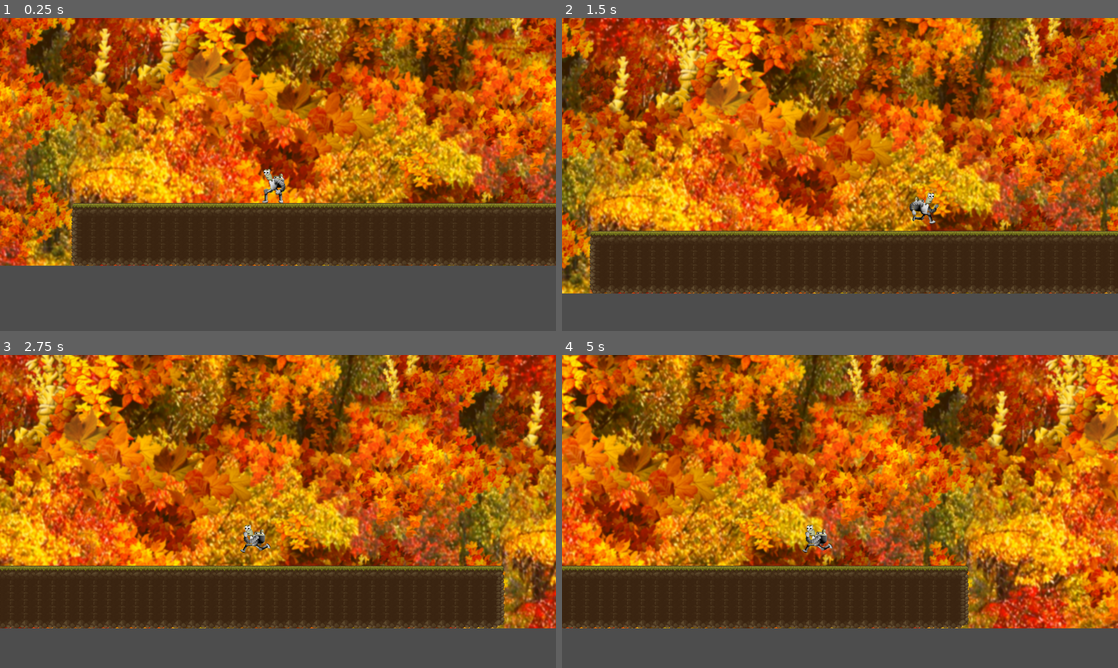
Above: before the commit, frames 1-4 (two rows, left to right).
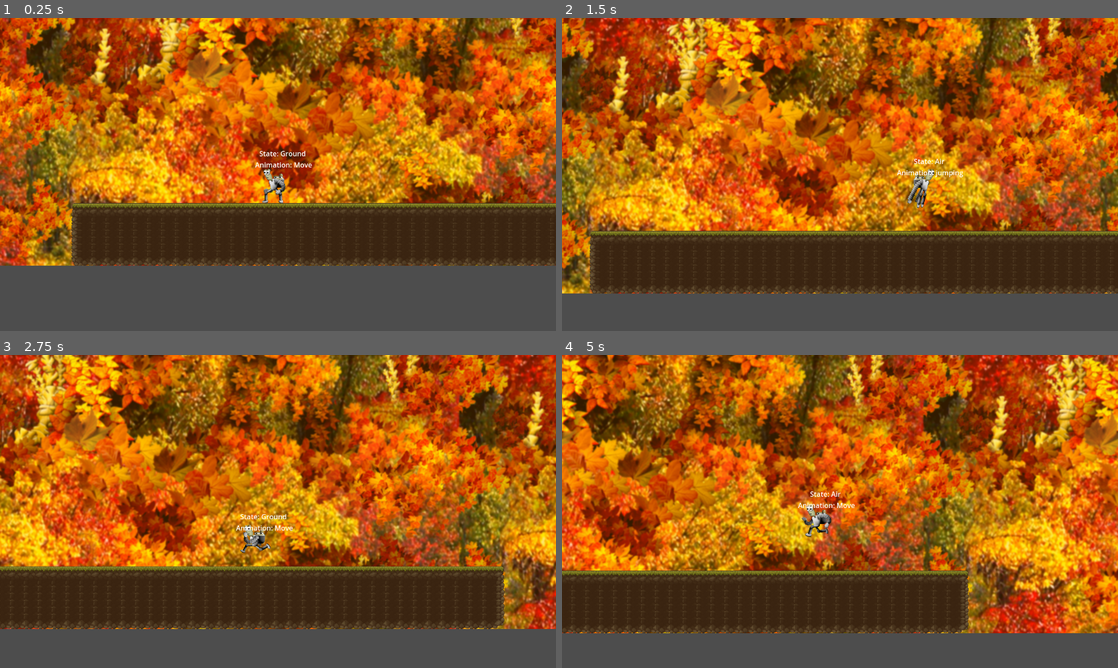
Above: after the commit, the same moments.

Repository: Japharidze/maxfield
Game: Godot game, scene res://src/platform.tscn
Same seed, same stepped clock (60 frames per second), same inputs: the game is played once before the commit and once after it.
Inputs:
- Up to frame 1 (0.25 s): no input
- Up to frame 2 (1.5 s): tap Enter (ui_accept) at 0.5, 1.35 s; hold Enter (ui_accept) 0.53-1.28 s; hold Right (ui_right) from 0.53 s (still down)
- Up to frame 3 (2.75 s): tap Enter (ui_accept) at 1.52, 1.82 s; release Right (ui_right) at 2.03 s; hold Left (ui_left) from 2.03 s (still down); hold Enter (ui_accept) from 2.03 s (still down)
- Up to frame 4 (5 s): release Left (ui_left) at 2.78 s; release Enter (ui_accept) at 2.78 s; hold Right (ui_right) 2.78-4.28 s; tap Enter (ui_accept) at 2.85, 3.02, 3.32, 4.35, 4.52, 4.82 s; hold Enter (ui_accept) 3.53-4.28 s; hold Left (ui_left) from 4.28 s (still down)

The runs differ from the first frame. In frame 1, 0.2% of the frame differs, in the area x 45-57%, y 42-48%; in frame 2, 0.7%; in frame 3, 2.1%; in frame 4, 53%, in the area x 0-100%, y 0-89%.

Commit message:
working on falling

Diff:
--- a/src/Actors/AirState.gd
+++ b/src/Actors/AirState.gd
@@ -1 +1,16 @@
 extends State
+
+class_name AirState
+
+@export var ground_state : State
+
+var falling : bool = false
+
+
+func state_process(_delta):
+	if character.velocity.y > 0 and not falling:
+		falling = true
+		playback.travel("falling")
+	if character.is_on_floor():
+		falling = false
+		next_state = ground_state
--- a/src/Actors/CharacterStateMachine.gd
+++ b/src/Actors/CharacterStateMachine.gd
@@ -3,6 +3,7 @@
 class_name CharacterStateMachine
 
 @export var character : CharacterBody2D
+@export var animation_tree : AnimationTree
 @export var current_state : State
 
 var states : Array[State]
@@ -12,16 +13,18 @@
 	for child in get_children():
 		if child is State:
 			child.character = character
+			child.playback = animation_tree["parameters/playback"]
 			states.append(child)
 		else:
 			push_warning("Not state" + child.name)
-	print(states)
 
-func _physics_process(_delta):
+func _physics_process(delta):
 	if current_state.next_state:
 		var new_state = current_state.next_state
 		current_state = new_state
-		# current_state.next_state = null
+		current_state.next_state = null
+		current_state.on_enter()
+	current_state.state_process(delta)
 
 func _input(event):
 	current_state.state_input(event)
--- a/src/Actors/GroundState.gd
+++ b/src/Actors/GroundState.gd
@@ -2,10 +2,21 @@
 
 class_name GroundState
 
+const SPEED = 300.0
+
 @export var jump_velocity = -400.0
 @export var air_state : State
+
+var direction : Vector2 = Vector2.ZERO
 
 func state_input(event: InputEvent):
 	if event.is_action_pressed("ui_accept"):
 		character.velocity.y = jump_velocity
+		playback.travel("jumping")
 		next_state = air_state
+
+	direction = Input.get_vector("ui_left", "ui_right", "ui_up", "ui_down")
+	if direction.x:
+		character.velocity.x = direction.x * SPEED
+	else:
+		character.velocity.x = move_toward(character.velocity.x, 0, SPEED)
--- /dev/null
+++ b/src/Actors/Label.gd
@@ -0,0 +1,14 @@
+extends Label
+
+@export var state_machine : CharacterStateMachine
+@export var anim_player : AnimationPlayer
+@export var anim_tree : AnimationTree
+
+func _ready():
+	pass
+
+# Called every frame. 'delta' is the elapsed time since the previous frame.
+func _process(_delta):
+	text = "State: " + state_machine.current_state.name \
+		+ "\n Animation: " + anim_tree["parameters/playback"].get_current_node()
+	#print(anim_tree['parameters/playback'].get_current_node())
--- a/src/Actors/State.gd
+++ b/src/Actors/State.gd
@@ -5,7 +5,14 @@
 @export var can_move : bool = true
 
 var character : CharacterBody2D
+var playback : AnimationNodeStateMachinePlayback
 var next_state : State
 
 func state_input(_event):
 	pass
+
+func state_process(_delta):
+	pass
+
+func on_enter():
+	pass
--- a/src/Actors/character.gd
+++ b/src/Actors/character.gd
@@ -5,7 +5,7 @@
 
 @onready var sprite : Sprite2D = $Sprite2D
 @onready var animation_tree : AnimationTree = $AnimationTree
-#@onready var state_machine : CharacterStateMachine = $CharacterStateMachine
+@onready var state_machine : CharacterStateMachine = $CharacterStateMachine
 
 # Get the gravity from the project settings to be synced with RigidBody nodes.
 var gravity = ProjectSettings.get_setting("physics/2d/default_gravity")
@@ -27,7 +27,7 @@
 	# Get the input direction and handle the movement/deceleration.
 	# As good practice, you should replace UI actions with custom gameplay actions.
 	direction = Input.get_vector("ui_left", "ui_right", "ui_up", "ui_down")
-	if direction.x: # and state_machine.current_state.can_move:
+	if direction.x and state_machine.current_state.can_move:
 		velocity.x = direction.x * SPEED
 	else:
 		velocity.x = move_toward(velocity.x, 0, SPEED)
--- a/src/Actors/character.tscn
+++ b/src/Actors/character.tscn
@@ -8,17 +8,15 @@
 [ext_resource type="Script" path="res://src/Actors/CharacterStateMachine.gd" id="6_v3qyp"]
 [ext_resource type="Script" path="res://src/Actors/GroundState.gd" id="7_ana6d"]
 [ext_resource type="Script" path="res://src/Actors/AirState.gd" id="8_347ul"]
+[ext_resource type="Script" path="res://src/Actors/Label.gd" id="9_2in1a"]
 
 [sub_resource type="CapsuleShape2D" id="CapsuleShape2D_brj2n"]
 radius = 24.0
 height = 88.0
 
-[sub_resource type="Animation" id="Animation_5bbt4"]
-length = 0.001
-
-[sub_resource type="Animation" id="Animation_s4fju"]
-resource_name = "falling"
-length = 0.4
+[sub_resource type="Animation" id="Animation_hvv32"]
+resource_name = "idle"
+length = 0.8
 loop_mode = 1
 tracks/0/type = "value"
 tracks/0/imported = false
@@ -30,7 +28,7 @@
 "times": PackedFloat32Array(0),
 "transitions": PackedFloat32Array(1),
 "update": 1,
-"values": [ExtResource("1_l12mr")]
+"values": [ExtResource("1_1e1y6")]
 }
 tracks/1/type = "value"
 tracks/1/imported = false
@@ -55,6 +53,179 @@
 "transitions": PackedFloat32Array(1),
 "update": 1,
 "values": [8]
+}
+tracks/3/type = "value"
+tracks/3/imported = false
+tracks/3/enabled = true
+tracks/3/path = NodePath("Sprite2D:frame")
+tracks/3/interp = 1
+tracks/3/loop_wrap = true
+tracks/3/keys = {
+"times": PackedFloat32Array(0, 0.1, 0.2, 0.3, 0.4, 0.5, 0.6, 0.7),
+"transitions": PackedFloat32Array(1, 1, 1, 1, 1, 1, 1, 1),
+"update": 1,
+"values": [3, 7, 11, 15, 19, 23, 27, 31]
+}
+
+[sub_resource type="Animation" id="Animation_5bbt4"]
+length = 0.001
+tracks/0/type = "value"
+tracks/0/imported = false
+tracks/0/enabled = true
+tracks/0/path = NodePath("Sprite2D:frame")
+tracks/0/interp = 1
+tracks/0/loop_wrap = true
+tracks/0/keys = {
+"times": PackedFloat32Array(0),
+"transitions": PackedFloat32Array(1),
+"update": 1,
+"values": [0]
+}
+
+[sub_resource type="Animation" id="Animation_o02jp"]
+resource_name = "jumping"
+length = 0.5
+loop_mode = 1
+tracks/0/type = "value"
+tracks/0/imported = false
+tracks/0/enabled = true
+tracks/0/path = NodePath("Sprite2D:texture")
+tracks/0/interp = 1
+tracks/0/loop_wrap = true
+tracks/0/keys = {
+"times": PackedFloat32Array(0),
+"transitions": PackedFloat32Array(1),
+"update": 1,
+"values": [ExtResource("3_lpyu8")]
+}
+tracks/1/type = "value"
+tracks/1/imported = false
+tracks/1/enabled = true
+tracks/1/path = NodePath("Sprite2D:hframes")
+tracks/1/interp = 1
+tracks/1/loop_wrap = true
+tracks/1/keys = {
+"times": PackedFloat32Array(0),
+"transitions": PackedFloat32Array(1),
+"update": 1,
+"values": [4]
+}
+tracks/2/type = "value"
+tracks/2/imported = false
+tracks/2/enabled = true
+tracks/2/path = NodePath("Sprite2D:vframes")
+tracks/2/interp = 1
+tracks/2/loop_wrap = true
+tracks/2/keys = {
+"times": PackedFloat32Array(0),
+"transitions": PackedFloat32Array(1),
+"update": 1,
+"values": [5]
+}
+tracks/3/type = "value"
+tracks/3/imported = false
+tracks/3/enabled = true
+tracks/3/path = NodePath("Sprite2D:frame")
+tracks/3/interp = 1
+tracks/3/loop_wrap = true
+tracks/3/keys = {
+"times": PackedFloat32Array(0, 0.1, 0.2, 0.3, 0.4),
+"transitions": PackedFloat32Array(1, 1, 1, 1, 1),
+"update": 1,
+"values": [3, 7, 11, 15, 19]
+}
+
+[sub_resource type="Animation" id="Animation_ohjlo"]
+resource_name = "moving"
+length = 0.8
+loop_mode = 1
+tracks/0/type = "value"
+tracks/0/imported = false
+tracks/0/enabled = true
+tracks/0/path = NodePath("Sprite2D:texture")
+tracks/0/interp = 1
+tracks/0/loop_wrap = true
+tracks/0/keys = {
+"times": PackedFloat32Array(0),
+"transitions": PackedFloat32Array(1),
+"update": 1,
+"values": [ExtResource("4_wv3xk")]
+}
+tracks/1/type = "value"
+tracks/1/imported = false
+tracks/1/enabled = true
+tracks/1/path = NodePath("Sprite2D:hframes")
+tracks/1/interp = 1
+tracks/1/loop_wrap = true
+tracks/1/keys = {
+"times": PackedFloat32Array(0),
+"transitions": PackedFloat32Array(1),
+"update": 1,
+"values": [4]
+}
+tracks/2/type = "value"
+tracks/2/imported = false
+tracks/2/enabled = true
+tracks/2/path = NodePath("Sprite2D:vframes")
+tracks/2/interp = 1
+tracks/2/loop_wrap = true
+tracks/2/keys = {
+"times": PackedFloat32Array(0),
+"transitions": PackedFloat32Array(1),
+"update": 1,
+"values": [8]
+}
+tracks/3/type = "value"
+tracks/3/imported = false
+tracks/3/enabled = true
+tracks/3/path = NodePath("Sprite2D:frame")
+tracks/3/interp = 1
+tracks/3/loop_wrap = true
+tracks/3/keys = {
+"times": PackedFloat32Array(0, 0.1, 0.2, 0.3, 0.4, 0.5, 0.6, 0.7),
+"transitions": PackedFloat32Array(1, 1, 1, 1, 1, 1, 1, 1),
+"update": 1,
+"values": [3, 7, 11, 15, 19, 23, 27, 31]
+}
+
+[sub_resource type="Animation" id="Animation_s4fju"]
+resource_name = "falling"
+length = 0.4
+tracks/0/type = "value"
+tracks/0/imported = false
+tracks/0/enabled = true
+tracks/0/path = NodePath("Sprite2D:texture")
+tracks/0/interp = 1
+tracks/0/loop_wrap = true
+tracks/0/keys = {
+"times": PackedFloat32Array(0),
+"transitions": PackedFloat32Array(1),
+"update": 1,
+"values": [ExtResource("1_l12mr")]
+}
+tracks/1/type = "value"
+tracks/1/imported = false
+tracks/1/enabled = true
+tracks/1/path = NodePath("Sprite2D:hframes")
+tracks/1/interp = 1
+tracks/1/loop_wrap = true
+tracks/1/keys = {
+"times": PackedFloat32Array(0),
+"transitions": PackedFloat32Array(1),
+"update": 1,
+"values": [4]
+}
+tracks/2/type = "value"
+tracks/2/imported = false
+tracks/2/enabled = true
+tracks/2/path = NodePath("Sprite2D:vframes")
+tracks/2/interp = 1
+tracks/2/loop_wrap = true
+tracks/2/keys = {
+"times": PackedFloat32Array(0),
+"transitions": PackedFloat32Array(1),
+"update": 1,
+"values": [4]
 }
 tracks/3/type = "value"
 tracks/3/imported = false
@@ -69,164 +240,6 @@
 "values": [3, 7, 11, 15]
 }
 
-[sub_resource type="Animation" id="Animation_hvv32"]
-resource_name = "idle"
-length = 0.8
-loop_mode = 1
-tracks/0/type = "value"
-tracks/0/imported = false
-tracks/0/enabled = true
-tracks/0/path = NodePath("Sprite2D:texture")
-tracks/0/interp = 1
-tracks/0/loop_wrap = true
-tracks/0/keys = {
-"times": PackedFloat32Array(0),
-"transitions": PackedFloat32Array(1),
-"update": 1,
-"values": [ExtResource("1_1e1y6")]
-}
-tracks/1/type = "value"
-tracks/1/imported = false
-tracks/1/enabled = true
-tracks/1/path = NodePath("Sprite2D:hframes")
-tracks/1/interp = 1
-tracks/1/loop_wrap = true
-tracks/1/keys = {
-"times": PackedFloat32Array(0),
-"transitions": PackedFloat32Array(1),
-"update": 1,
-"values": [4]
-}
-tracks/2/type = "value"
-tracks/2/imported = false
-tracks/2/enabled = true
-tracks/2/path = NodePath("Sprite2D:vframes")
-tracks/2/interp = 1
-tracks/2/loop_wrap = true
-tracks/2/keys = {
-"times": PackedFloat32Array(0),
-"transitions": PackedFloat32Array(1),
-"update": 1,
-"values": [8]
-}
-tracks/3/type = "value"
-tracks/3/imported = false
-tracks/3/enabled = true
-tracks/3/path = NodePath("Sprite2D:frame")
-tracks/3/interp = 1
-tracks/3/loop_wrap = true
-tracks/3/keys = {
-"times": PackedFloat32Array(0, 0.1, 0.2, 0.3, 0.4, 0.5, 0.6, 0.7),
-"transitions": PackedFloat32Array(1, 1, 1, 1, 1, 1, 1, 1),
-"update": 1,
-"values": [3, 7, 11, 15, 19, 23, 27, 31]
-}
-
-[sub_resource type="Animation" id="Animation_o02jp"]
-resource_name = "jumping"
-length = 0.5
-tracks/0/type = "value"
-tracks/0/imported = false
-tracks/0/enabled = true
-tracks/0/path = NodePath("Sprite2D:texture")
-tracks/0/interp = 1
-tracks/0/loop_wrap = true
-tracks/0/keys = {
-"times": PackedFloat32Array(0),
-"transitions": PackedFloat32Array(1),
-"update": 1,
-"values": [ExtResource("3_lpyu8")]
-}
-tracks/1/type = "value"
-tracks/1/imported = false
-tracks/1/enabled = true
-tracks/1/path = NodePath("Sprite2D:hframes")
-tracks/1/interp = 1
-tracks/1/loop_wrap = true
-tracks/1/keys = {
-"times": PackedFloat32Array(0),
-"transitions": PackedFloat32Array(1),
-"update": 1,
-"values": [4]
-}
-tracks/2/type = "value"
-tracks/2/imported = false
-tracks/2/enabled = true
-tracks/2/path = NodePath("Sprite2D:vframes")
-tracks/2/interp = 1
-tracks/2/loop_wrap = true
-tracks/2/keys = {
-"times": PackedFloat32Array(0),
-"transitions": PackedFloat32Array(1),
-"update": 1,
-"values": [5]
-}
-tracks/3/type = "value"
-tracks/3/imported = false
-tracks/3/enabled = true
-tracks/3/path = NodePath("Sprite2D:frame")
-tracks/3/interp = 1
-tracks/3/loop_wrap = true
-tracks/3/keys = {
-"times": PackedFloat32Array(0, 0.1, 0.2, 0.3, 0.4),
-"transitions": PackedFloat32Array(1, 1, 1, 1, 1),
-"update": 1,
-"values": [3, 7, 11, 15, 19]
-}
-
-[sub_resource type="Animation" id="Animation_ohjlo"]
-resource_name = "moving"
-length = 0.8
-loop_mode = 1
-tracks/0/type = "value"
-tracks/0/imported = false
-tracks/0/enabled = true
-tracks/0/path = NodePath("Sprite2D:texture")
-tracks/0/interp = 1
-tracks/0/loop_wrap = true
-tracks/0/keys = {
-"times": PackedFloat32Array(0),
-"transitions": PackedFloat32Array(1),
-"update": 1,
-"values": [ExtResource("4_wv3xk")]
-}
-tracks/1/type = "value"
-tracks/1/imported = false
-tracks/1/enabled = true
-tracks/1/path = NodePath("Sprite2D:hframes")
-tracks/1/interp = 1
-tracks/1/loop_wrap = true
-tracks/1/keys = {
-"times": PackedFloat32Array(0),
-"transitions": PackedFloat32Array(1),
-"update": 1,
-"values": [4]
-}
-tracks/2/type = "value"
-tracks/2/imported = false
-tracks/2/enabled = true
-tracks/2/path = NodePath("Sprite2D:vframes")
-tracks/2/interp = 1
-tracks/2/loop_wrap = true
-tracks/2/keys = {
-"times": PackedFloat32Array(0),
-"transitions": PackedFloat32Array(1),
-"update": 1,
-"values": [8]
-}
-tracks/3/type = "value"
-tracks/3/imported = false
-tracks/3/enabled = true
-tracks/3/path = NodePath("Sprite2D:frame")
-tracks/3/interp = 1
-tracks/3/loop_wrap = true
-tracks/3/keys = {
-"times": PackedFloat32Array(0, 0.1, 0.2, 0.3, 0.4, 0.5, 0.6, 0.7),
-"transitions": PackedFloat32Array(1, 1, 1, 1, 1, 1, 1, 1),
-"update": 1,
-"values": [3, 7, 11, 15, 19, 23, 27, 31]
-}
-
 [sub_resource type="AnimationLibrary" id="AnimationLibrary_bqi87"]
 _data = {
 "RESET": SubResource("Animation_5bbt4"),
@@ -254,23 +267,40 @@
 blend_point_2/pos = -1.0
 blend_mode = 1
 
+[sub_resource type="AnimationNodeAnimation" id="AnimationNodeAnimation_4ns3s"]
+animation = &"falling"
+
+[sub_resource type="AnimationNodeAnimation" id="AnimationNodeAnimation_8hbix"]
+animation = &"jumping"
+
 [sub_resource type="AnimationNodeStateMachineTransition" id="AnimationNodeStateMachineTransition_6m4rm"]
+advance_mode = 2
+
+[sub_resource type="AnimationNodeStateMachineTransition" id="AnimationNodeStateMachineTransition_4qmar"]
+
+[sub_resource type="AnimationNodeStateMachineTransition" id="AnimationNodeStateMachineTransition_emvsy"]
+
+[sub_resource type="AnimationNodeStateMachineTransition" id="AnimationNodeStateMachineTransition_p0ca5"]
 advance_mode = 2
 
 [sub_resource type="AnimationNodeStateMachine" id="AnimationNodeStateMachine_sgy8b"]
 states/Move/node = SubResource("AnimationNodeBlendSpace1D_fsffj")
 states/Move/position = Vector2(373, 100)
-transitions = ["Start", "Move", SubResource("AnimationNodeStateMachineTransition_6m4rm")]
+states/falling/node = SubResource("AnimationNodeAnimation_4ns3s")
+states/falling/position = Vector2(513, 37)
+states/jumping/node = SubResource("AnimationNodeAnimation_8hbix")
+states/jumping/position = Vector2(373, -26)
+transitions = ["Start", "Move", SubResource("AnimationNodeStateMachineTransition_6m4rm"), "Move", "jumping", SubResource("AnimationNodeStateMachineTransition_4qmar"), "jumping", "falling", SubResource("AnimationNodeStateMachineTransition_emvsy"), "falling", "Move", SubResource("AnimationNodeStateMachineTransition_p0ca5")]
+graph_offset = Vector2(44, -135)
 
 [node name="Character" type="CharacterBody2D"]
 script = ExtResource("1_b6am6")
 
 [node name="Sprite2D" type="Sprite2D" parent="."]
 scale = Vector2(0.5, 0.5)
-texture = ExtResource("1_1e1y6")
+texture = ExtResource("1_l12mr")
 hframes = 4
-vframes = 8
-frame = 3
+vframes = 4
 
 [node name="CollisionShape2D" type="CollisionShape2D" parent="."]
 position = Vector2(-8, 9)
@@ -286,14 +316,27 @@
 anim_player = NodePath("../AnimationPlayer")
 parameters/Move/blend_position = -0.0015015
 
-[node name="CharacterStateMachine" type="Node" parent="." node_paths=PackedStringArray("character", "current_state")]
+[node name="CharacterStateMachine" type="Node" parent="." node_paths=PackedStringArray("character", "animation_tree", "current_state")]
 script = ExtResource("6_v3qyp")
 character = NodePath("..")
+animation_tree = NodePath("../AnimationTree")
 current_state = NodePath("Ground")
 
 [node name="Ground" type="Node" parent="CharacterStateMachine" node_paths=PackedStringArray("air_state")]
 script = ExtResource("7_ana6d")
 air_state = NodePath("../Air")
 
-[node name="Air" type="Node" parent="CharacterStateMachine"]
+[node name="Air" type="Node" parent="CharacterStateMachine" node_paths=PackedStringArray("ground_state")]
 script = ExtResource("8_347ul")
+ground_state = NodePath("../Ground")
+
+[node name="Label" type="Label" parent="." node_paths=PackedStringArray("state_machine", "anim_player", "anim_tree")]
+offset_left = -57.0
+offset_top = -73.0
+offset_right = 53.0
+offset_bottom = -50.0
+horizontal_alignment = 1
+script = ExtResource("9_2in1a")
+state_machine = NodePath("../CharacterStateMachine")
+anim_player = NodePath("../AnimationPlayer")
+anim_tree = NodePath("../AnimationTree")
Not shown: 1 places in src/Actors/character.tscn that only renumber resources
